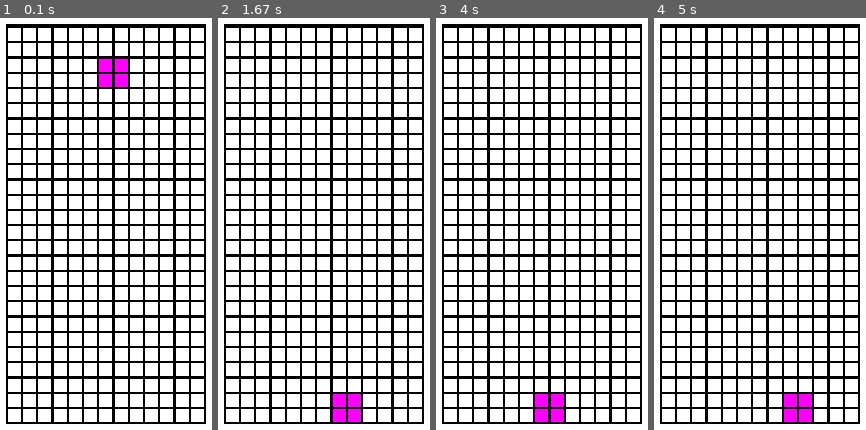
Above: before the commit, frames 1-4 (left to right).
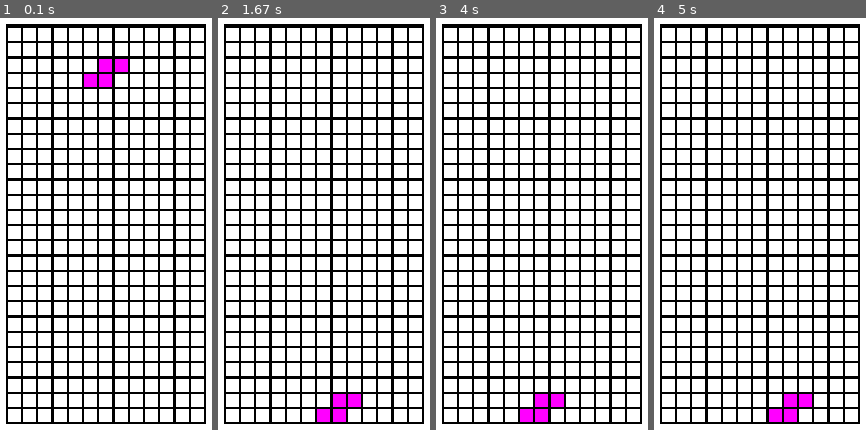
Above: after the commit, the same moments.

Repository: IM-THE-GRASS/pygame-tetris-remake
Game: pygame game, started from main.py
Two runs of this game, one before a commit and one after it. Both use one fixed random seed, a clock stepped at 60 frames per second and the inputs below.
Inputs:
- Up to frame 1 (0.1 s): no input
- Up to frame 2 (1.67 s): hold Right 0.33-0.8 s; hold Right 0.83-1.3 s; tap Space at 0.9, 1.2, 1.4 s; hold Left from 1.33 s (still down)
- Up to frame 3 (4 s): tap Space at 1.7, 2.3, 2.6, 2.73, 3.03, 3.8 s; release Left at 1.87 s; hold Left 2.23-2.63 s; hold Right 2.67-3.3 s; hold Left from 3.73 s (still down)
- Up to frame 4 (5 s): tap Space at 4.1, 4.3, 4.6, 4.8 s; release Left at 4.2 s; hold Right 4.23-4.7 s; hold Right from 4.73 s (still down)

The runs differ from the first frame. In frame 1, 0.4% of the frame differs, in the area x 39-61%, y 13-17%; in frame 2, 0.4%; in frame 3, 0.4%; in frame 4, 0.4%.

Commit message:
added L J and S peices

Diff:
--- a/main.py
+++ b/main.py
@@ -21,6 +21,13 @@
 I = {0:((0,0),(1,0),(2,0),(3,0)), 1:((0,-0),(0,-1),(0,-2),(0,-3)),2:((0,0),(-1,0),(-2,0),(-3,0)), 3:((0,0),(0,1),(0,2),(0,3))}
 T = {0:((0,0),(1,0),(0,1),(-1,0)),3:((0,0),(0,1),(1,0),(0,-1)),2:((0,0),(1,0),(0,-1),(-1,0)),1:((0,0),(0,1),(0,-1),(-1,0))}
 O = {0:((0,0),(0,1),(1,0),(1,1)),1:((0,0),(0,1),(1,0),(1,1)),2:((0,0),(0,1),(1,0),(1,1)),3:((0,0),(0,1),(1,0),(1,1))}
+L = {0:((0,0),(0,1),(0,-1),(1,-1)),1:((0,0),(1,0),(-1,0),(-1,-1)),2:((0,0),(0,-1),(0,1),(-1,1)),3:((0,0),(1,1),(-1,0),(1,0))}
+J = {0:((0,0),(0,-1),(0,1),(-1,-1)),1:((0,0),(1,0),(-1,0),(1,-1)),2:((0,0),(0,-1),(1,1),(0,1)),3:((0,0),(-1,1),(-1,0),(1,0))}
+S = {0:((0,0),(-1,0),(0,1),(1,1)),1:((0,0),(0,1),(1,0),(1,-1)),2:((0,0),(0,-1),(-1,-1),(1,0)),3:((0,0),(-1,0),(0,-1),(-1,1))}
+Z = {0:((0,0),(),(),()),1:((0,0),(),(),()),2:((0,0),(),(),()),3:((0,0),(),(),())}
+
+
+
 
 class peice:
     def __init__(self,shape, position) -> None:
@@ -98,7 +105,7 @@
         sq.bottomleft = (board.bottomleft[0] + gap + ((i * gap) + (i * sq_width)), board.bottomleft[1] - gap - ((line * gap) + (line * sq_width)))
 
         squares[(i, line)] = {"rect": sq, "color": (255,255,255), "state": 0}
-peices = peice(O, start_pos)
+peices = peice(S, start_pos)
 while running:
     for event in pygame.event.get():
         if event.type == pygame.QUIT:
